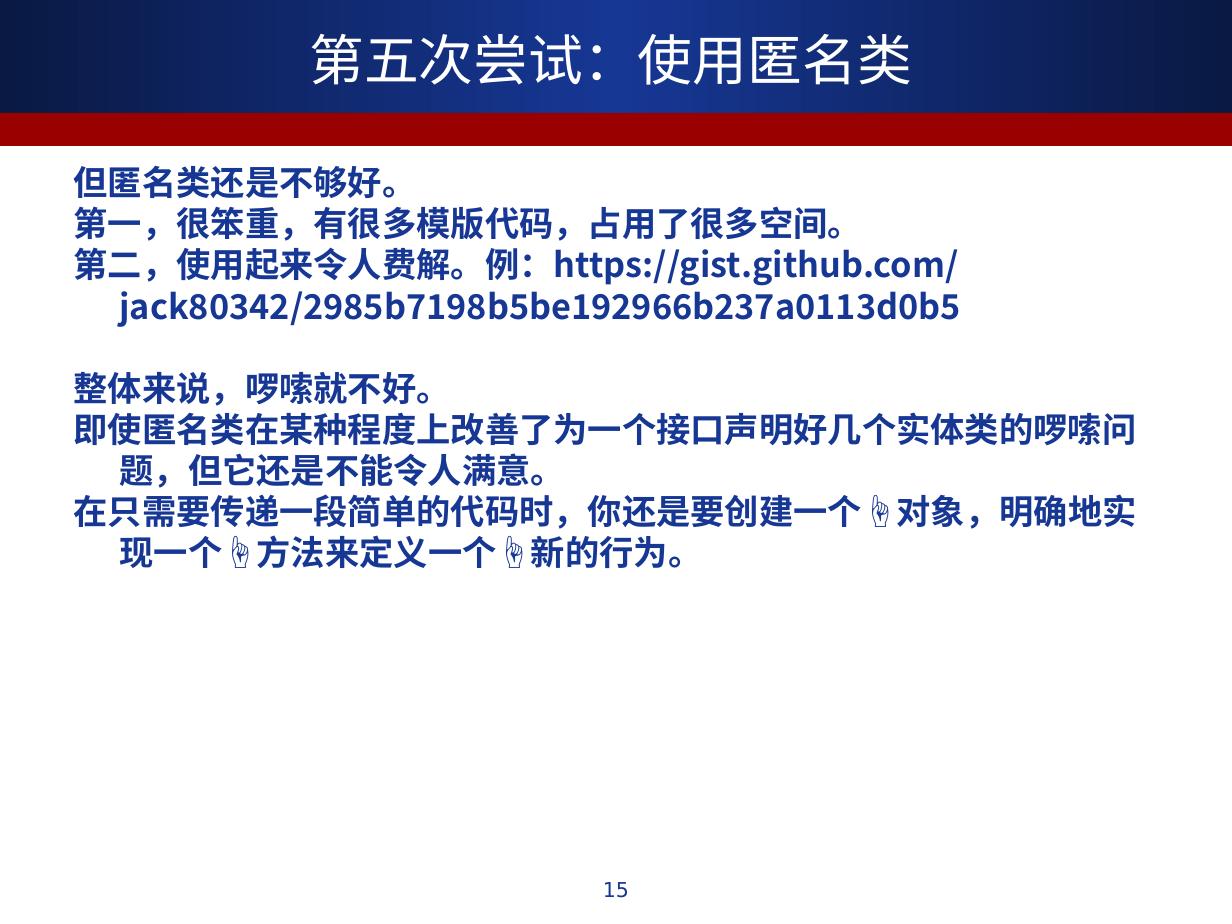
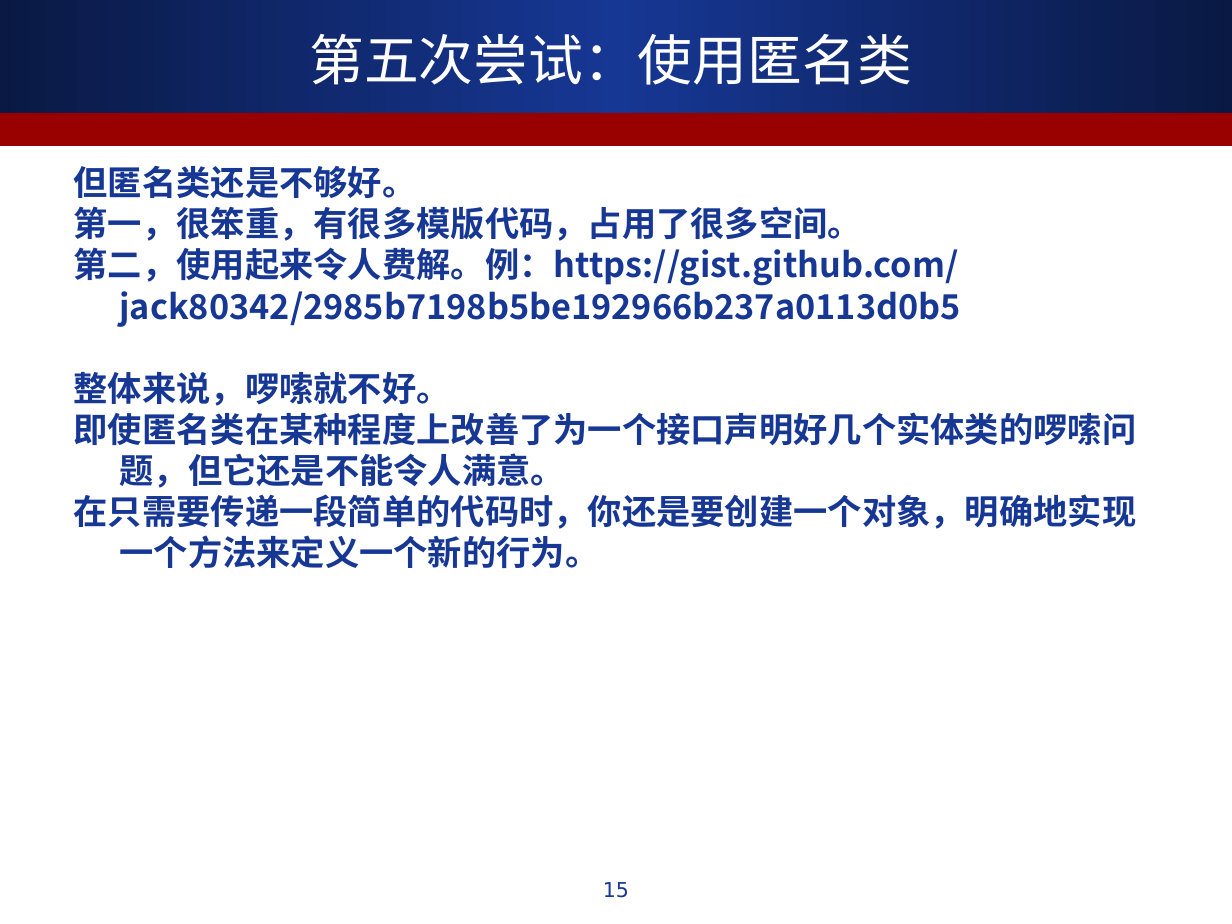
Before and after one commit to ALiberInc/Training, a slide deck: slide 15 of Java8NewFeature/第一章_通过行为参数化传递代码.ppt. Drawn at 1232x924 pixels with LibreOffice and Linux fonts; fonts in the diff are those of the drawing. Boxes give left, top, right and bottom in pixels: in the first picture for what was removed or moved away, otherwise in the second. Text is boxed around its words. In the diff, an @@ line names an element or a change of style, - is before the commit and + after.

```diff
--- a/Java8NewFeature/第一章_通过行为参数化传递代码.ppt
+++ b/Java8NewFeature/第一章_通过行为参数化传递代码.ppt
@@ text at [74, 494, 1137, 568]: text changed @@
-在只需要传递一段简单的代码时，你还是要创建一个☝️对象，明确地实现一个☝️方法来定义一个☝️新的行为。
+在只需要传递一段简单的代码时，你还是要创建一个对象，明确地实现一个方法来定义一个新的行为。
```
Also in this commit, not shown: 4 other slides changed.
